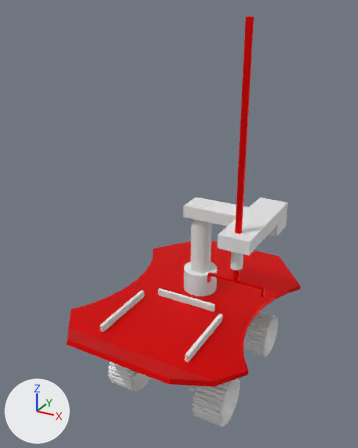
A saved change to the Blender file practica2/ROVER/lavoyaliar.blend.
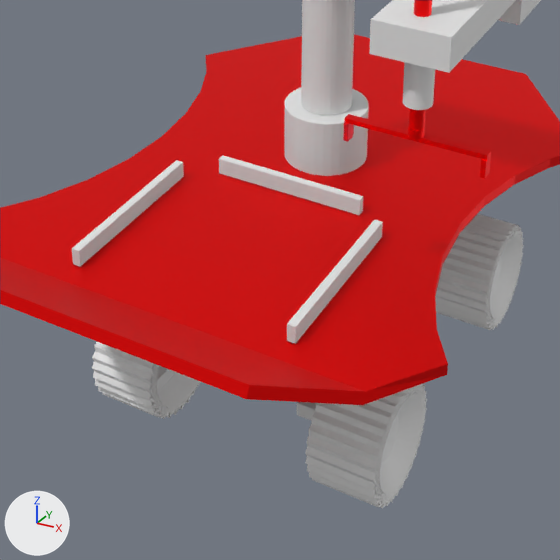
Each version appears first whole from a 50 mm lens placed at (2.85, -5.84, 5.35), pointed at (-0.15, -0.39, 2.63), and next in a close-up on the part from 20% to 82% of the width and 51% to 100% of the height. Every picture has the same lights, and +X, +Y and +Z are marked at lower left. The older version's two pictures come first. Objects named as collision shapes, trigger or cutter boxes, shadow casters or lower levels of detail are left out.

In view in the first close-up: 'Cube', 'Cube.001', 'Cube.002', 'backL', 'base', 'chassis', 'frontL', 'frontR', 'link1', 'link3', 'pris_link4', 'rot_link4' and 3 more.
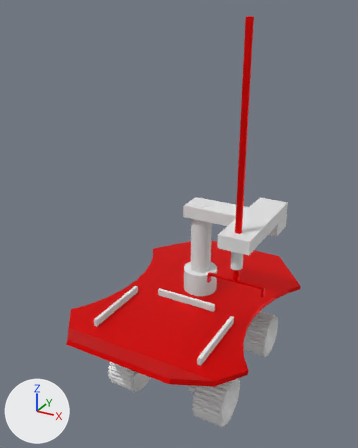
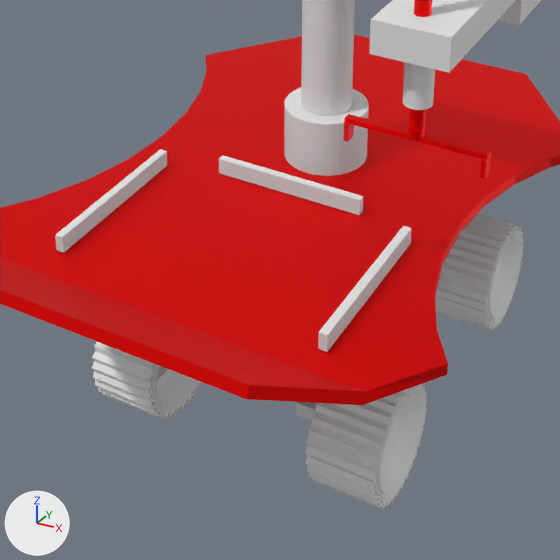
Location of each change, (x1, y1, x2, y2) in pixels of the close-ups (560 x 560 px):
'Cube.001', moved: before (287, 220, 383, 344); after (318, 226, 412, 352)
'Cube', moved: before (72, 160, 184, 266); after (55, 149, 167, 253)

What the commit changed:
Object 'Cube' (ob_cube) moves from (-0.625, -1.118, 1.514) to (-0.773, -1.062, 1.514).
Object 'Cube.001' (ob_cube_001) moves from (0.625, -1.118, 1.514) to (0.781, -1.098, 1.514).
